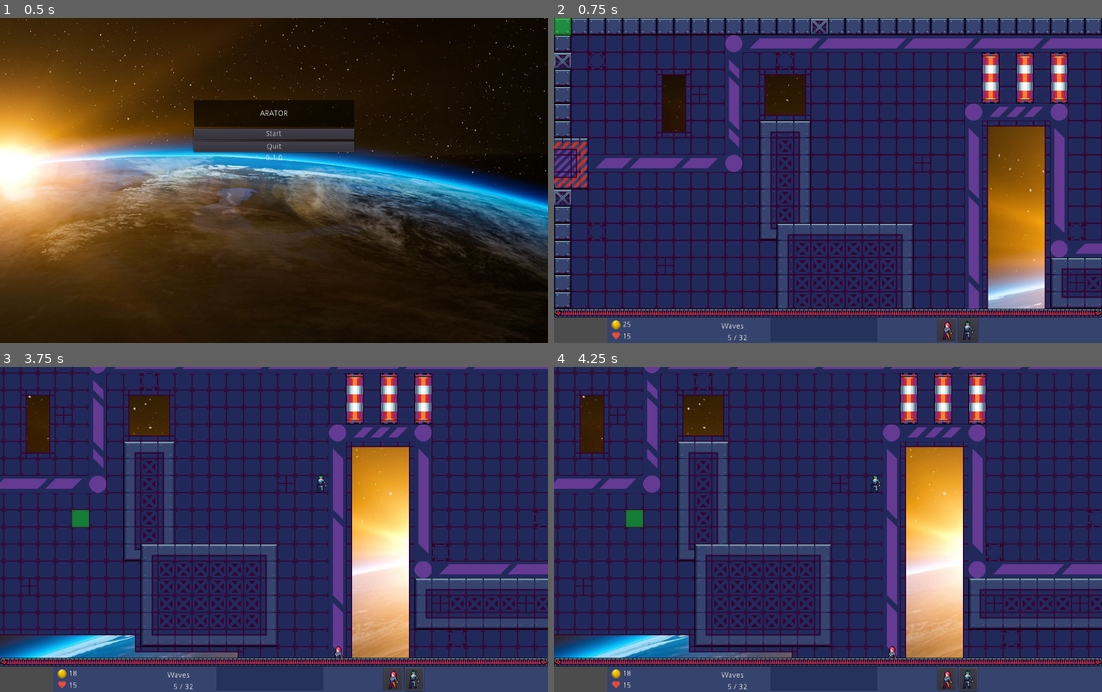
Above: before the commit, frames 1-4 (two rows, left to right).
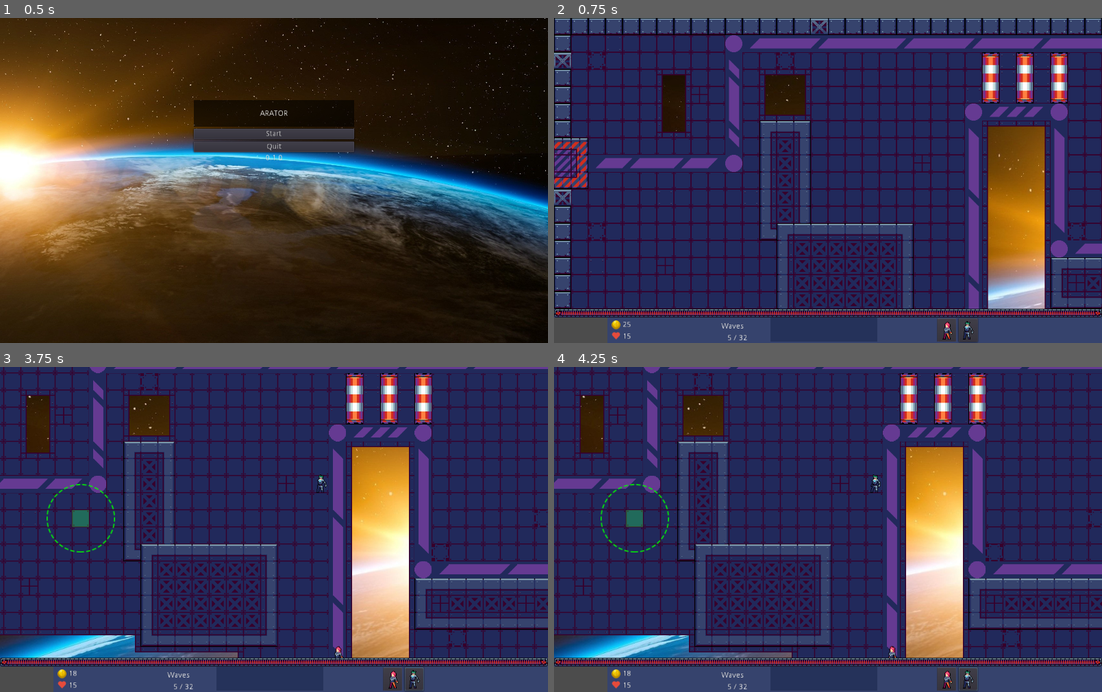
Above: after the commit, the same moments.

Repository: Dev-Crea/arator
Game: Godot game, scene res://scenes/menus/Home.tscn
Two runs of this game, one before a commit and one after it. Both use one fixed random seed, a clock stepped at 60 frames per second and the inputs below.
Inputs (mouse positions are in pixels of both pictures, inside the frame that each line leads up to):
- Up to frame 1 (0.5 s): no input
- Up to frame 2 (0.75 s): click "Start" at 0.5 s
- Up to frame 3 (3.75 s): click (394, 679) at 1.25 s; click (416, 679) at 2 s; tap Enter at 2.75 s; move the mouse to (394, 513) at 2.77 s; hold Right (ui_right) 2.78-3.53 s; hold Ctrl 2.78-3.53 s; click (394, 513) at 2.92 s; tap Space at 3.5 s; move the mouse to (164, 545) at 3.52 s; hold Down (ui_down) from 3.53 s (still down); tap Q at 3.6 s
- Up to frame 4 (4.25 s): keep holding Down (ui_down)

Frame 1 is identical in both runs. In frame 2, 0.2% of the frame differs, in the area x 0-4%, y 0-6%; in frame 3, 0.3%, in the area x 8-21%, y 36-58%; in frame 4, 0.3%.

Commit message:
Display arez attack when user select tower build

Diff:
--- a/assets/units/punk/sprite.tres
+++ b/assets/units/punk/sprite.tres
@@ -25,6 +25,16 @@
 flags = 4
 atlas = ExtResource( 1 )
 region = Rect2( 144, 0, 48, 48 )
+
+[sub_resource type="AtlasTexture" id=36]
+flags = 4
+atlas = ExtResource( 4 )
+region = Rect2( 0, 0, 48, 48 )
+
+[sub_resource type="AtlasTexture" id=37]
+flags = 4
+atlas = ExtResource( 4 )
+region = Rect2( 48, 0, 48, 48 )
 
 [sub_resource type="AtlasTexture" id=48]
 flags = 4
@@ -131,21 +141,16 @@
 atlas = ExtResource( 2 )
 region = Rect2( 240, 0, 48, 48 )
 
-[sub_resource type="AtlasTexture" id=36]
-flags = 4
-atlas = ExtResource( 4 )
-region = Rect2( 0, 0, 48, 48 )
-
-[sub_resource type="AtlasTexture" id=37]
-flags = 4
-atlas = ExtResource( 4 )
-region = Rect2( 48, 0, 48, 48 )
-
 [resource]
 animations = [ {
 "frames": [ SubResource( 44 ), SubResource( 45 ), SubResource( 46 ), SubResource( 47 ) ],
 "loop": true,
 "name": "idle",
+"speed": 5.0
+}, {
+"frames": [ SubResource( 36 ), SubResource( 37 ) ],
+"loop": true,
+"name": "hurt",
 "speed": 5.0
 }, {
 "frames": [ SubResource( 48 ), SubResource( 49 ), SubResource( 50 ), SubResource( 51 ), SubResource( 52 ), SubResource( 53 ), SubResource( 54 ), SubResource( 55 ), SubResource( 56 ) ],
@@ -162,9 +167,4 @@
 "loop": true,
 "name": "attack",
 "speed": 5.0
-}, {
-"frames": [ SubResource( 36 ), SubResource( 37 ) ],
-"loop": true,
-"name": "hurt",
-"speed": 5.0
 } ]
--- a/scenes/Main.gd
+++ b/scenes/Main.gd
@@ -41,11 +41,11 @@
 		_building_stop()
 
 func _building_stop():
-	$CursorBuild.visible = false
+	$BuilderZone.visible = false
 
 func _building_tower():
 	_building_stop()
-	var position = $CursorBuild.rect_global_position
+	var position = $BuilderZone/Area/Bulding.rect_global_position
 
 	position.x += 16
 	position.y += 16
@@ -61,7 +61,7 @@
 
 func _process(_delta):
 	if Towers.selected:
-		$CursorBuild.rect_global_position = _arround_position()
+		$BuilderZone/Area.rect_global_position = _arround_position()
 
 func _arround_position():
 	var position = get_viewport().get_mouse_position() / Constants.TILE_SIZE
@@ -70,19 +70,19 @@
 
 func _on_Build_body_entered(body):
 	if _check_build_authorized(body):
-		$CursorBuild.color = Constants.COLOR_BUILD_INVALID
+		$BuilderZone/Area/Bulding.color = Constants.COLOR_BUILD_INVALID
 
 func _on_Build_body_exited(body):
 	if _check_build_authorized(body):
-		$CursorBuild.color = Constants.COLOR_BUILD_VALID
+		$BuilderZone/Area/Bulding.color = Constants.COLOR_BUILD_VALID
 
 func _check_build_authorized(body):
 	return body.is_in_group("map") or body.is_in_group("tower")
 
 func _on_tower_punk_pressed():
 	Towers.select(Towers.PUNK)
-	$CursorBuild.visible = true
+	$BuilderZone.visible = true
 
 func _on_tower_cyborg_pressed():
 	Towers.select(Towers.CYBORG)
-	$CursorBuild.visible = true
+	$BuilderZone.visible = true
--- a/scenes/Main.tscn
+++ b/scenes/Main.tscn
@@ -4,9 +4,7 @@
 [ext_resource path="res://scenes/levels/Ashland.tscn" type="PackedScene" id=2]
 [ext_resource path="res://scenes/Main.gd" type="Script" id=3]
 [ext_resource path="res://assets/background/background-ashland.jpg" type="Texture" id=4]
-
-[sub_resource type="RectangleShape2D" id=1]
-extents = Vector2( 16, 16 )
+[ext_resource path="res://scenes/towers/BuilderZone.tscn" type="PackedScene" id=5]
 
 [node name="Main" type="Node"]
 script = ExtResource( 3 )
@@ -39,26 +37,12 @@
 offset = Vector2( 0, 544 )
 transform = Transform2D( 1, 0, 0, 1, 0, 544 )
 
-[node name="CursorBuild" type="ColorRect" parent="."]
-margin_right = 32.0
-margin_bottom = 32.0
-color = Color( 0, 1, 0, 0.392157 )
-__meta__ = {
-"_edit_use_anchors_": false
-}
-
-[node name="Area2D" type="Area2D" parent="CursorBuild"]
-collision_layer = 0
-collision_mask = 514
-
-[node name="CollisionShape2D" type="CollisionShape2D" parent="CursorBuild/Area2D"]
-position = Vector2( 16, 16 )
-shape = SubResource( 1 )
+[node name="BuilderZone" parent="." instance=ExtResource( 5 )]
+visible = false
 
 [connection signal="pressed" from="Camera/HUD/HBoxContainer/ColorRect/TileMap/Control/HBoxContainer/build/GridContainer/punk" to="." method="_on_tower_punk_pressed"]
 [connection signal="pressed" from="Camera/HUD/HBoxContainer/ColorRect/TileMap/Control/HBoxContainer/build/GridContainer/cyborg" to="." method="_on_tower_cyborg_pressed"]
-[connection signal="body_entered" from="CursorBuild/Area2D" to="." method="_on_Build_body_entered"]
-[connection signal="body_exited" from="CursorBuild/Area2D" to="." method="_on_Build_body_exited"]
 
 [editable path="Ashland"]
 [editable path="Camera/HUD"]
+[editable path="BuilderZone"]
--- /dev/null
+++ b/scenes/towers/BuilderZone.gd
@@ -0,0 +1,18 @@
+extends Node2D
+
+func _ready():
+	$Area/Bulding.color = Constants.COLOR_BUILD_VALID
+
+func scaling_area_attack():
+	if (Towers.current != null):
+		var size = Towers.call(Towers.current + "_area_attack")
+		# warning-ignore:integer_division
+		var position = int(((Constants.TILE_SIZE / 2) * size) - 16) * -1
+
+		$Area/AttackAreaZone.rect_scale = Vector2(size, size)
+		$Area/AttackAreaZone.rect_position = Vector2(position, position)
+
+func _on_BuilderZone_visibility_changed():
+	print("View builder zone")
+	if visible:
+		scaling_area_attack()
--- /dev/null
+++ b/scenes/towers/BuilderZone.tscn
@@ -0,0 +1,53 @@
+[gd_scene load_steps=5 format=2]
+
+[ext_resource path="res://shaders/AttackArea.tres" type="Shader" id=1]
+[ext_resource path="res://scenes/towers/BuilderZone.gd" type="Script" id=2]
+
+[sub_resource type="ShaderMaterial" id=3]
+shader = ExtResource( 1 )
+shader_param/swap_color = null
+
+[sub_resource type="RectangleShape2D" id=2]
+extents = Vector2( 16, 16 )
+
+[node name="BuilderZone" type="Node2D"]
+script = ExtResource( 2 )
+__meta__ = {
+"_edit_horizontal_guides_": [ 32.0 ],
+"_edit_vertical_guides_": [ 32.0 ]
+}
+
+[node name="Area" type="Control" parent="."]
+margin_left = -16.0
+margin_top = -16.0
+margin_right = 16.0
+margin_bottom = 16.0
+__meta__ = {
+"_edit_use_anchors_": false
+}
+
+[node name="Bulding" type="ColorRect" parent="Area"]
+margin_right = 32.0
+margin_bottom = 32.0
+color = Color( 0, 0, 0, 1 )
+__meta__ = {
+"_edit_use_anchors_": false
+}
+
+[node name="AttackAreaZone" type="ColorRect" parent="Area"]
+material = SubResource( 3 )
+margin_right = 32.0
+margin_bottom = 32.0
+__meta__ = {
+"_edit_use_anchors_": false
+}
+
+[node name="Area2D" type="Area2D" parent="Area"]
+collision_layer = 2
+collision_mask = 2
+
+[node name="CollisionShape2D" type="CollisionShape2D" parent="Area/Area2D"]
+position = Vector2( 16, 16 )
+shape = SubResource( 2 )
+
+[connection signal="visibility_changed" from="." to="." method="_on_BuilderZone_visibility_changed"]
--- a/scripts/Towers.gd
+++ b/scripts/Towers.gd
@@ -30,3 +30,9 @@
 
 func cyborg_scene():
 	return "TowerCyborg.tscn"
+
+func punk_area_attack():
+	return 3
+
+func cyborg_area_attack():
+	return 4
